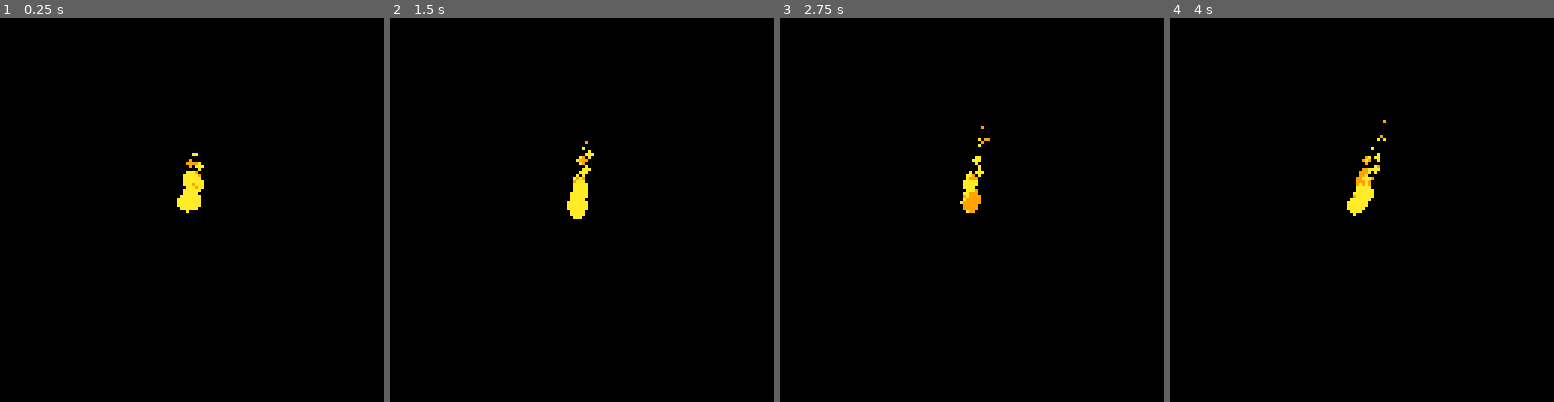
Above: before the commit, frames 1-4 (left to right).
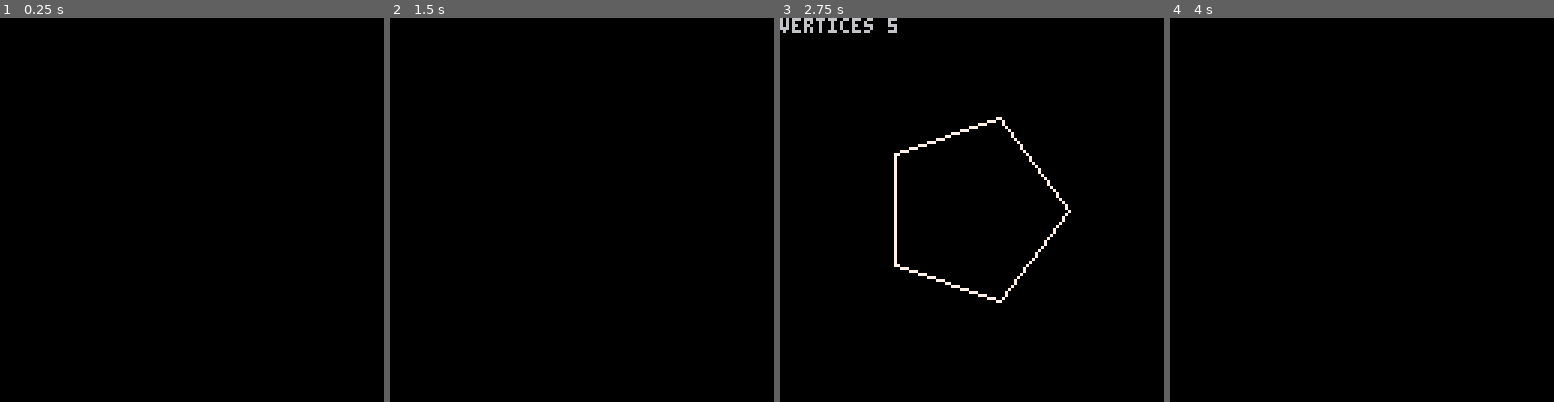
Above: after the commit, the same moments.

Repository: CRBroughton/pico-particles
Game: PICO-8 cartridge pico-particles.p8
Two runs of this game, one before a commit and one after it. Both use one fixed random seed, a clock stepped at 60 frames per second and the inputs below.
Inputs:
- Up to frame 1 (0.25 s): no input
- Up to frame 2 (1.5 s): tap X (X key) at 0.33, 1.07 s; tap O (Z key) at 0.7 s
- Up to frame 3 (2.75 s): hold Right 1.6-2.1 s; tap O (Z key) at 1.7, 2.1, 2.5 s; tap X (X key) at 1.85 s; hold Up 2.15-2.42 s; hold Right from 2.47 s (still down)
- Up to frame 4 (4 s): tap O (Z key) at 2.9, 3.3, 3.7 s; tap X (X key) at 2.97 s; release Right at 3.03 s; hold Left 3.08-3.58 s; hold Down 3.63-3.97 s

The runs differ from the first frame. In frame 1, 0.6% of the frame differs, in the area x 46-54%, y 35-51%; in frame 2, 0.6%; in frame 3, 2.0%, in the area x 0-76%, y 0-75%; in frame 4, 0.6%.

Commit message:
feat: :sparkles: create polygon file

Diff:
--- a/main.lua
+++ b/main.lua
@@ -1,12 +1,30 @@
 function _init()
+    count = 0
     newFlame = flame.new()
+    polygon = polygon.new()
 end
 
 function _update60()
     newFlame.update()
+    polygon.update()
+
+    if btnp('5') then
+        count = count + 1
+    end
+
+    if count > 3 then
+        count = 0
+    end
 end
 
 function _draw()
     cls()
-    newFlame.draw()
+
+    if count > 0 and count < 2 then
+        newFlame.draw()
+    end
+
+    if count > 2 then
+        polygon.draw()
+    end
 end
--- a/pico-particles.p8
+++ b/pico-particles.p8
@@ -2,5 +2,6 @@
 version 42
 __lua__
 #include flame.lua
+#include polygon.lua
 #include main.lua
 __gfx__
--- /dev/null
+++ b/polygon.lua
@@ -0,0 +1,33 @@
+polygon = {}
+polygon.new = function()
+    local self = {
+        points = {},
+        vertices = 3, -- number of polygon self.vertices
+    }
+    function self.update()
+        if (btnp(⬅️)) self.vertices -= 1
+        if (btnp(➡️)) self.vertices += 1
+        self.points = {}
+
+        for a=-1,1,1 / self.vertices do
+            add(self.points, {
+                x = 64 + 32 * cos(a),
+                y = 64 + 32 * sin(a),
+            })
+        end
+    end
+
+    function self.draw()
+        cls()
+        for i = 1, #self.points do
+            local p1, p2 = self.points[i], self.points[i + 1]
+            -- connect last & first point
+            if (i == #self.points) p2 = self.points[1]
+            line(p1.x, p1.y, p2.x, p2.y, 7)
+        end
+        color() cursor()
+        print("vertices ".. self.vertices)
+    end
+
+    return self
+end
